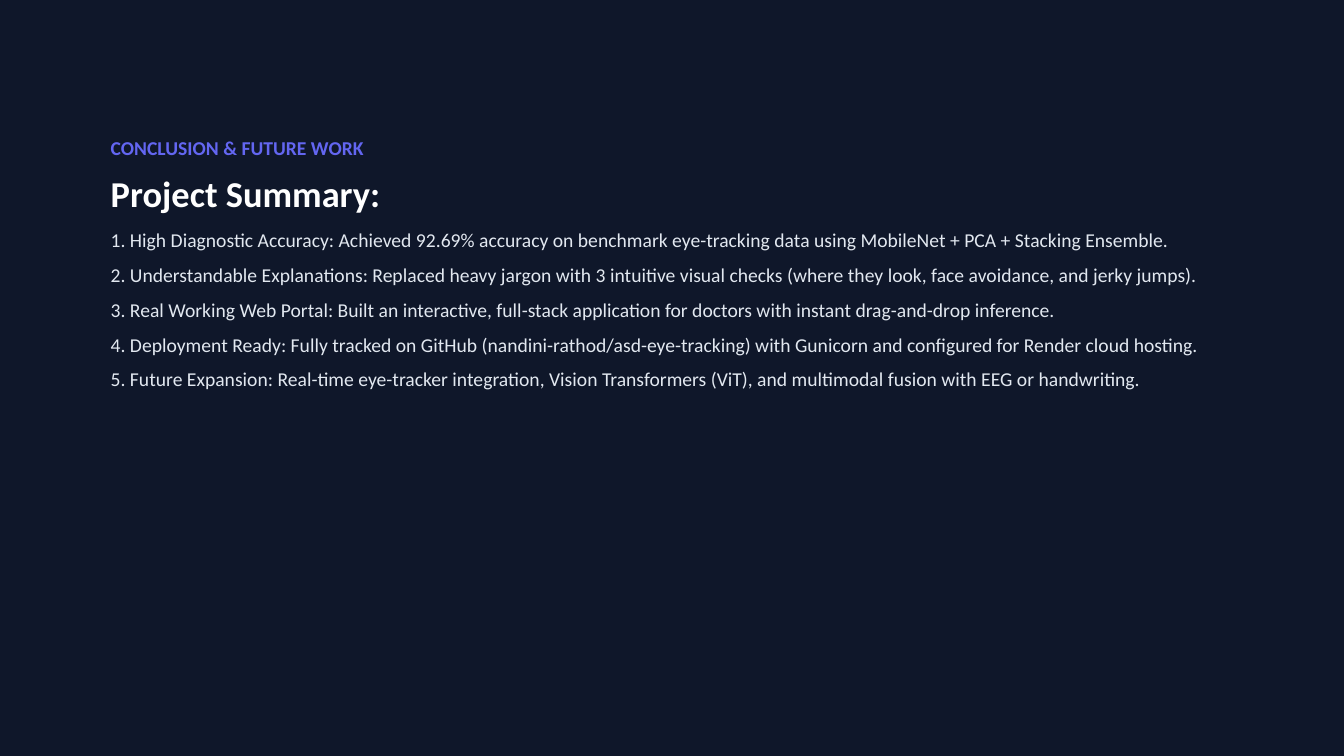
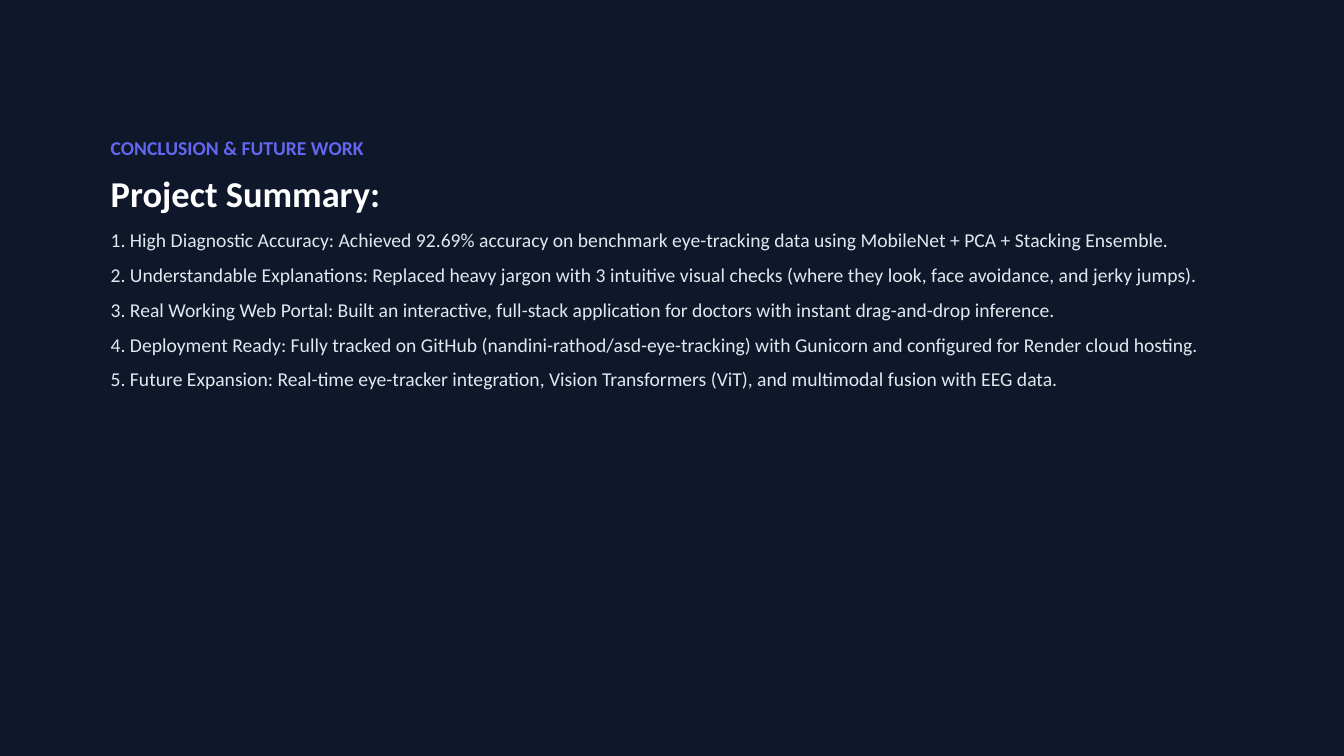
Before and after one commit to nandini-rathod/asd-eye-tracking, a slide deck: slide 10 of ASD_EyeTracking_Presentation.pptx. Drawn at 1344x756 pixels with LibreOffice and Linux fonts; fonts in the diff are those of the drawing. Boxes give left, top, right and bottom in pixels: in the first picture for what was removed or moved away, otherwise in the second. Text is boxed around its words. In the diff, an @@ line names an element or a change of style, - is before the commit and + after.

```diff
--- a/ASD_EyeTracking_Presentation.pptx
+++ b/ASD_EyeTracking_Presentation.pptx
@@ text at <box>111,372,1057,390</box>: text changed @@
-5. Future Expansion: Real-time eye-tracker integration, Vision Transformers (ViT), and multimodal fusion with EEG or handwriting.
+5. Future Expansion: Real-time eye-tracker integration, Vision Transformers (ViT), and multimodal fusion with EEG data.
```
Also in this commit, not shown: 7 other slides changed, 1 slide added, 1 slide removed, 4 other files.
